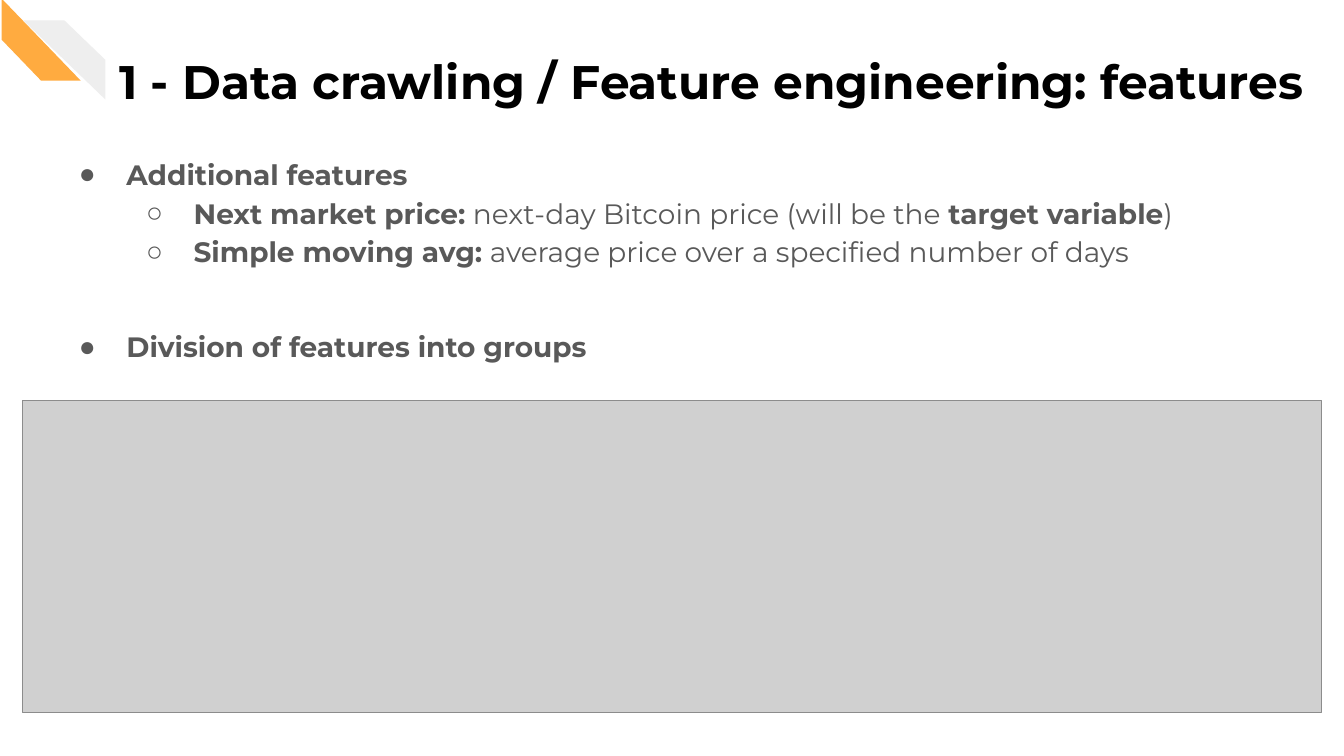
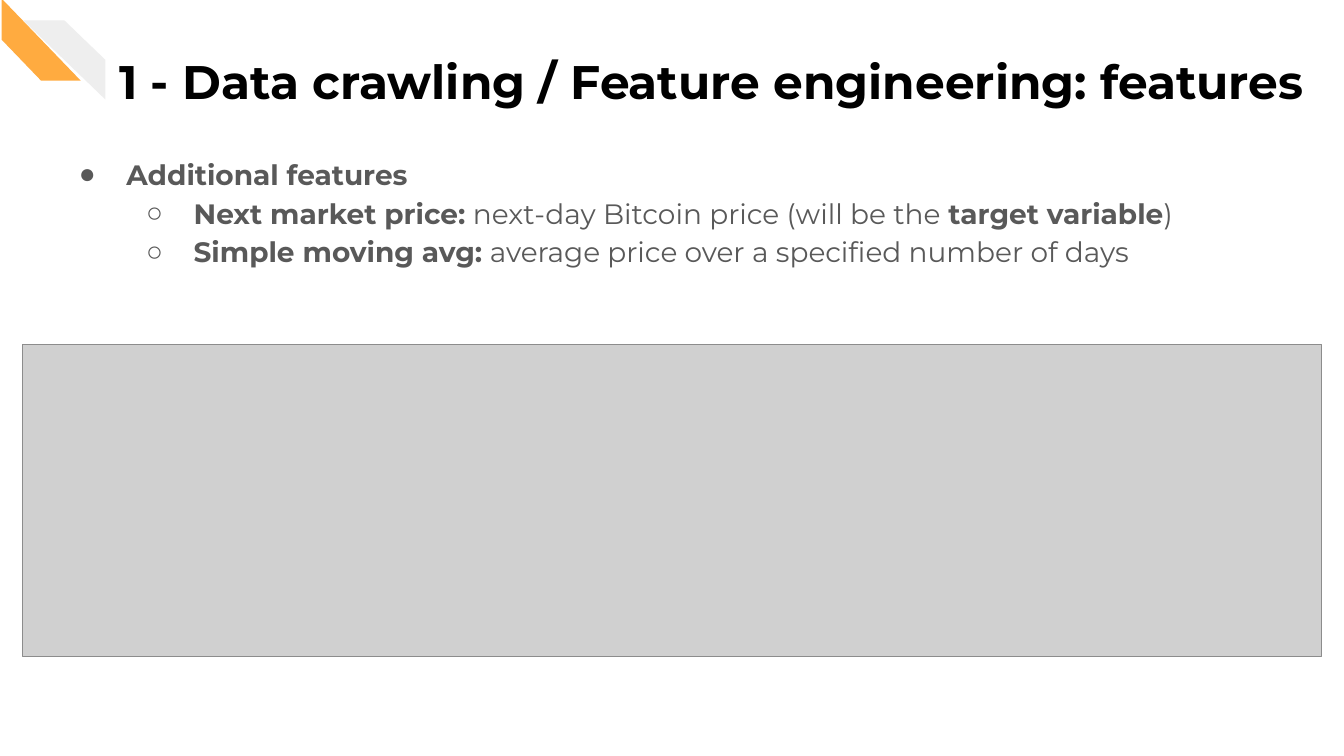
Before and after one commit to CorsiDanilo/bitcoin-price-prediction-with-pyspark, a slide deck: slide 13 of presentation/presentation.pptx. Drawn at 1344x756 pixels with LibreOffice and Linux fonts; fonts in the diff are those of the drawing; grey boxes stand for pictures. Boxes give left, top, right and bottom in pixels: in the first picture for what was removed or moved away, otherwise in the second. Text is boxed around its words. In the diff, an @@ line names an element or a change of style, - is before the commit and + after.

```diff
--- a/presentation/presentation.pptx
+++ b/presentation/presentation.pptx
@@ picture: place and size @@
-picture at [23,401,1322,712]
+picture at [23,344,1322,656]
@@ text at [126,335,586,363]: paragraph removed @@
-● Division of features into groups
```
Also in this commit, not shown: 13 other slides changed, 6 slides added, 3 slides removed.
